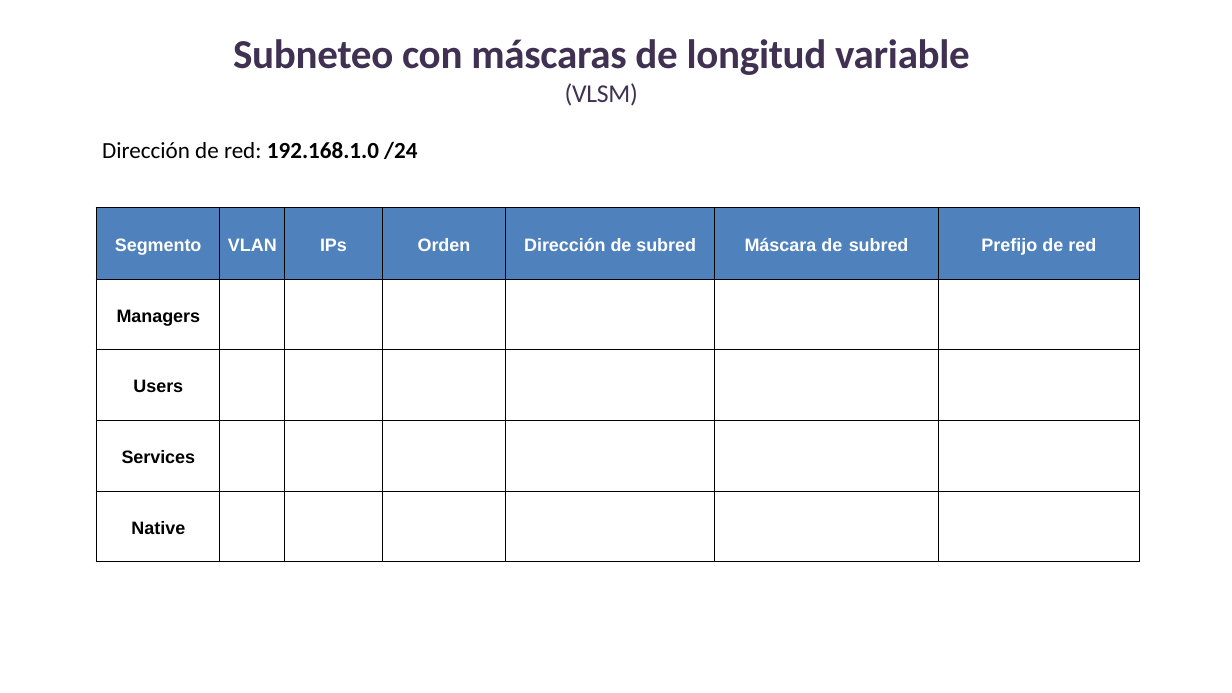
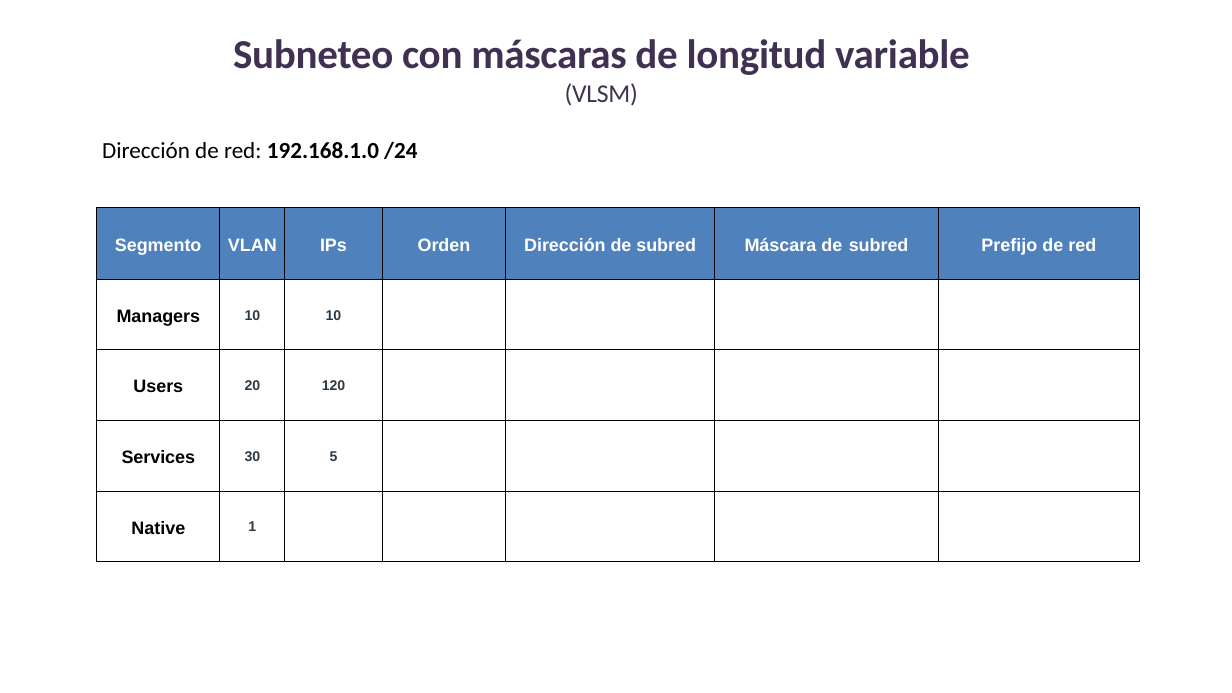
Before and after one commit to lizetheP/WAN, a slide deck: slide 5 of Calendario2026/Ejercicios/E2_VLAN/Ejer2_VLANs.pptx. Drawn at 1232x693 pixels with LibreOffice and Linux fonts; fonts in the diff are those of the drawing. Boxes give left, top, right and bottom in pixels: in the first picture for what was removed or moved away, otherwise in the second. Text is boxed around its words. In the diff, an @@ line names an element or a change of style, - is before the commit and + after.

```diff
--- a/Calendario2026/Ejercicios/E2_VLAN/Ejer2_VLANs.pptx
+++ b/Calendario2026/Ejercicios/E2_VLAN/Ejer2_VLANs.pptx
@@ table at bbox=[96, 208, 1140, 562] @@
-row 2, column 2: 
+row 2, column 2: 10
-row 2, column 3: 
+row 2, column 3: 10
-row 3, column 2: 
+row 3, column 2: 20
-row 3, column 3: 
+row 3, column 3: 120
-row 4, column 2: 
+row 4, column 2: 30
-row 4, column 3: 
+row 4, column 3: 5
-row 5, column 2: 
+row 5, column 2: 1
```
Also in this commit, not shown: 2 other files.
